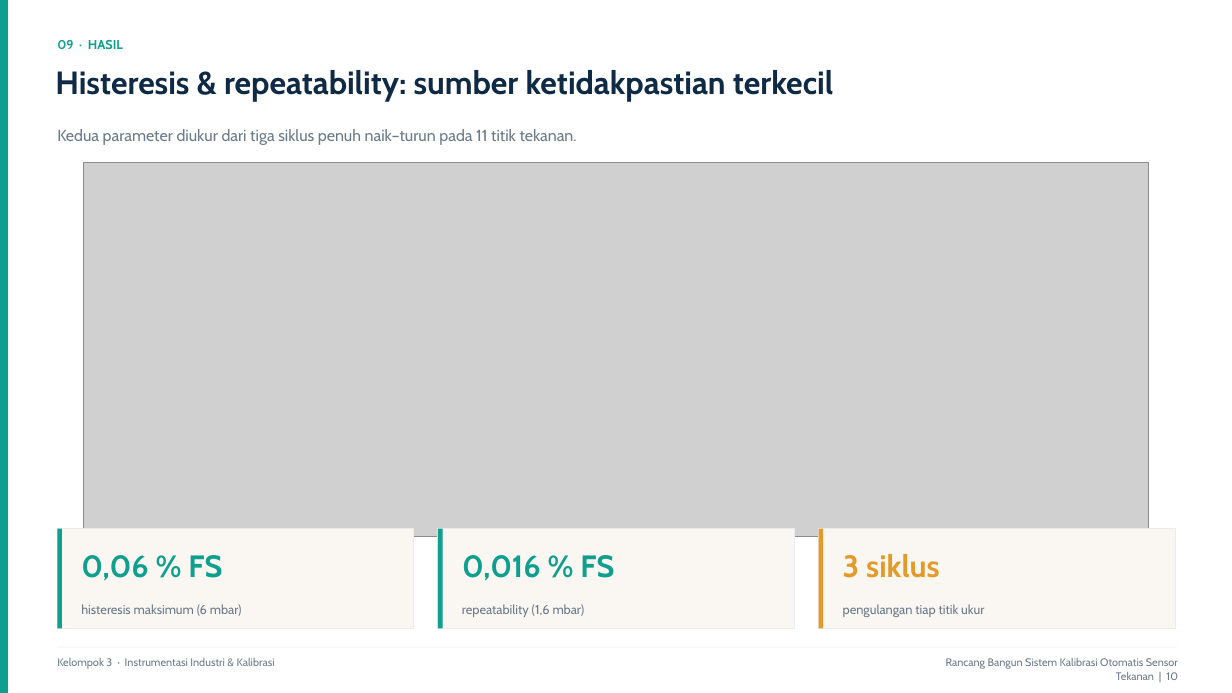
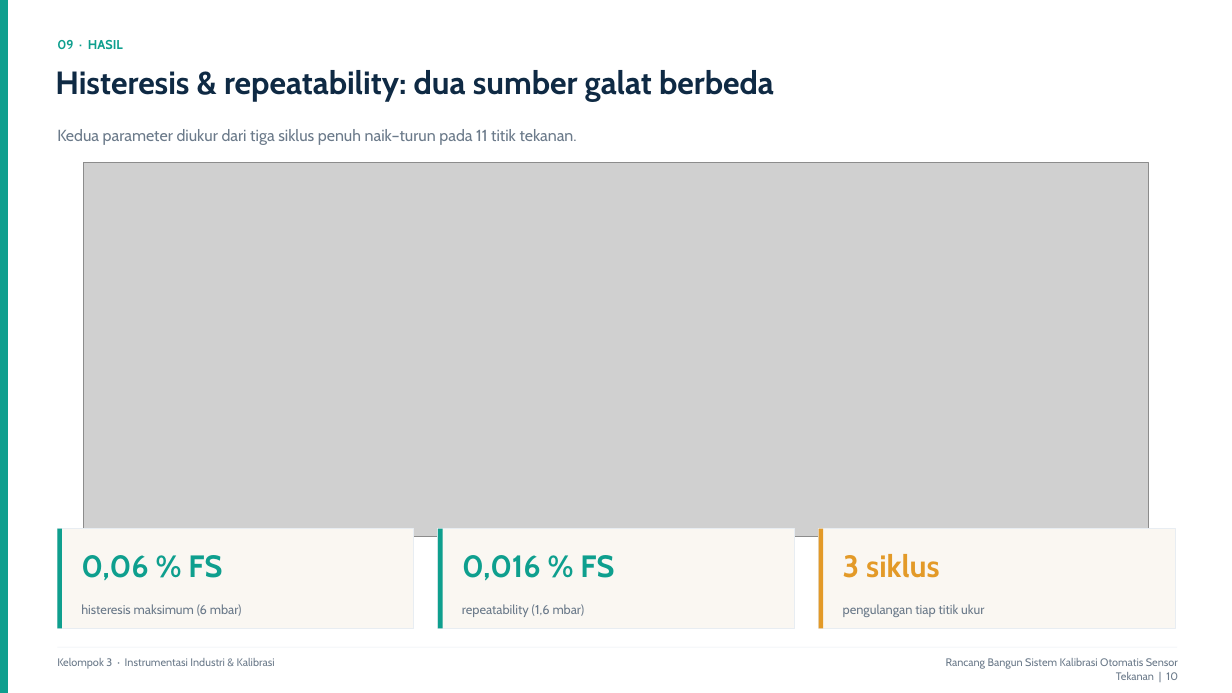
Before and after one commit to arthurisanararia/Tugas2_Metopen, a slide deck: slide 10 of Presentasi_Kalibrasi_Otomatis_Sensor_Tekanan.pptx. Drawn at 1232x693 pixels with LibreOffice and Linux fonts; fonts in the diff are those of the drawing; grey boxes stand for pictures. Boxes give left, top, right and bottom in pixels: in the first picture for what was removed or moved away, otherwise in the second. Text is boxed around its words. In the diff, an @@ line names an element or a change of style, - is before the commit and + after.

```diff
--- a/Presentasi_Kalibrasi_Otomatis_Sensor_Tekanan.pptx
+++ b/Presentasi_Kalibrasi_Otomatis_Sensor_Tekanan.pptx
@@ text at (x1=55, y1=70, x2=774, y2=102): text changed @@
-Histeresis & repeatability: sumber ketidakpastian terkecil
+Histeresis & repeatability: dua sumber galat berbeda
```
Also in this commit, not shown: 5 other slides changed, 17 other files.
